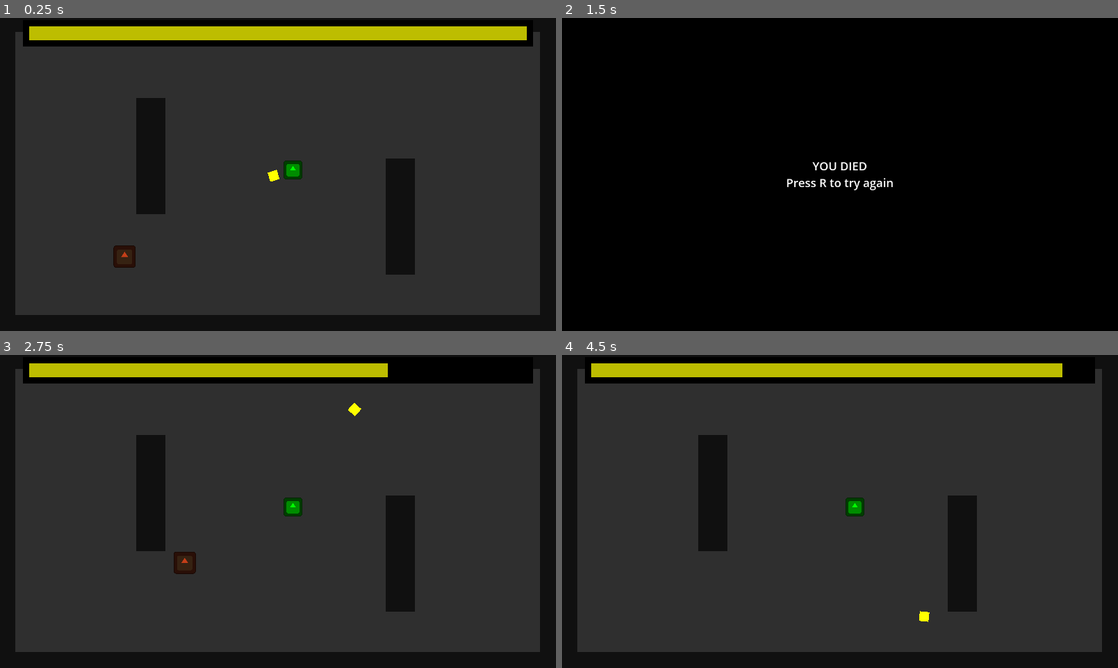
Above: before the commit, frames 1-4 (two rows, left to right).
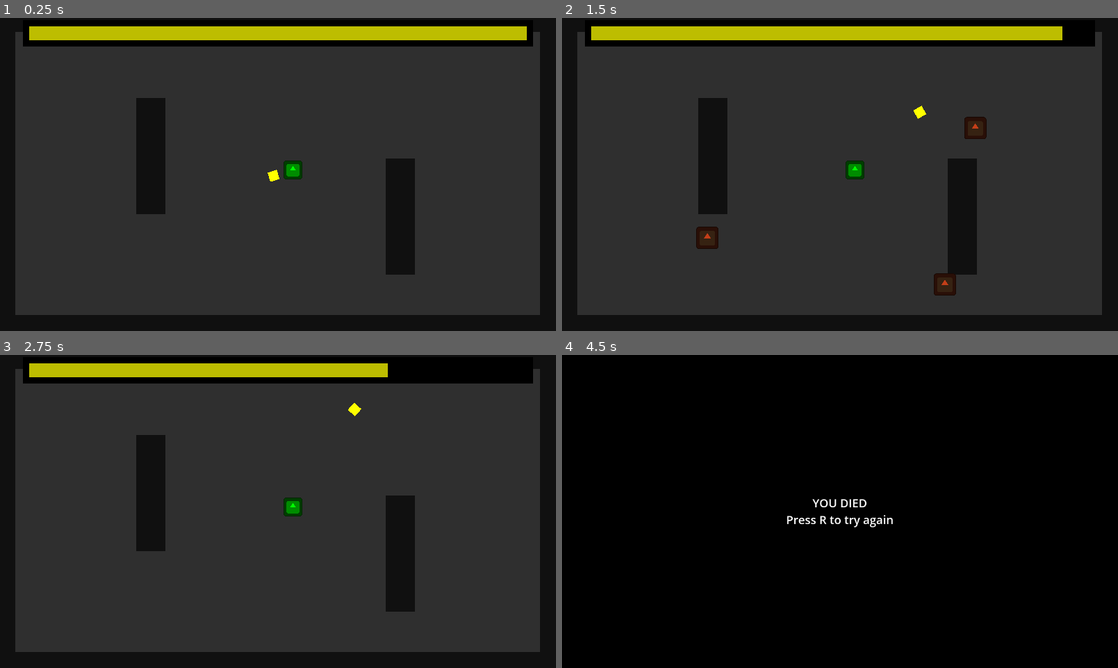
Above: after the commit, the same moments.

Repository: DeepRestGames/pirate-software-game-jam-16
Game: Godot game, scene res://Scenes/MainScene.tscn
Two runs of this game, one before a commit and one after it. Both use one fixed random seed, a clock stepped at 60 frames per second and the inputs below. The engine's default icon, where the game draws it, is replaced by a stand-in: a white triangle on a blue panel in a dark square.
Inputs (mouse positions are in pixels of both pictures, inside the frame that each line leads up to):
- Up to frame 1 (0.25 s): no input
- Up to frame 2 (1.5 s): move the mouse to (962, 158) at 0.52 s; hold Space (throw_boomerang) 0.53-1.28 s; move the mouse to (728, 190) at 1.27 s; tap Space (throw_boomerang) at 1.35 s
- Up to frame 3 (2.75 s): tap R (restart) at 2 s; move the mouse to (333, 442) at 2.02 s; hold Space (throw_boomerang) from 2.03 s (still down)
- Up to frame 4 (4.5 s): move the mouse to (812, 574) at 2.77 s; release Space (throw_boomerang) at 2.78 s; tap Space (throw_boomerang) at 2.85, 4.35 s; move the mouse to (1006, 558) at 3.52 s; hold Space (throw_boomerang) 3.53-4.28 s; move the mouse to (673, 464) at 4.27 s

The runs differ from the first frame. In frame 1, 0.3% of the frame differs, in the area x 20-25%, y 72-80%; in frame 2, 81%, in the area x 2-98%, y 2-95%; in frame 3, 0.3%; in frame 4, 81%.

Commit message:
Added configurable enemy spawn points

Diff:
--- /dev/null
+++ b/Scenes/Enemies/EnemySpawnPoint.tscn
@@ -0,0 +1,13 @@
+[gd_scene load_steps=2 format=3 uid="uid://l8vxen63cqn3"]
+
+[ext_resource type="Script" path="res://Scripts/Enemies/EnemySpawnPoint.gd" id="1_ber4e"]
+
+[node name="EnemySpawnPoint" type="Node2D"]
+script = ExtResource("1_ber4e")
+
+[node name="EnemiesSpawnTimer" type="Timer" parent="."]
+autostart = true
+
+[node name="EnemiesParentNode" type="Node2D" parent="."]
+
+[connection signal="timeout" from="EnemiesSpawnTimer" to="." method="_on_enemies_spawn_timer_timeout"]
--- a/Scenes/MainScene.tscn
+++ b/Scenes/MainScene.tscn
@@ -1,7 +1,7 @@
 [gd_scene load_steps=10 format=3 uid="uid://edt3lay8k3tl"]
 
 [ext_resource type="Texture2D" uid="uid://ctdwfv58t2cdu" path="res://Assets/Placeholders/WhiteSprites.png" id="1_24xp7"]
-[ext_resource type="Script" path="res://Scripts/Enemies/EnemySpawner.gd" id="2_logu1"]
+[ext_resource type="PackedScene" uid="uid://l8vxen63cqn3" path="res://Scenes/Enemies/EnemySpawnPoint.tscn" id="2_ugaq6"]
 [ext_resource type="PackedScene" uid="uid://blwtacw6rbdye" path="res://Scenes/MainCharacter.tscn" id="3_6x4vx"]
 [ext_resource type="PackedScene" uid="uid://dwmnwwfbcm0xb" path="res://Scenes/UI.tscn" id="3_cbco8"]
 [ext_resource type="PackedScene" uid="uid://b5p4evkgrownv" path="res://Scenes/Boomerang.tscn" id="4_xbjpj"]
@@ -112,11 +112,20 @@
 modulate = Color(0.0648403, 0.0648403, 0.0648403, 1)
 mesh = SubResource("QuadMesh_sps2i")
 
-[node name="EnemySpawner" type="Node2D" parent="."]
-script = ExtResource("2_logu1")
+[node name="EnemySpawnPoint" parent="." instance=ExtResource("2_ugaq6")]
+position = Vector2(-685, 323.333)
+enemy_scene = ExtResource("5_l3pjq")
+max_enemies_number = 5
 
-[node name="EnemyBase" parent="EnemySpawner" instance=ExtResource("5_l3pjq")]
-position = Vector2(-633.333, 336.667)
+[node name="EnemySpawnPoint2" parent="." instance=ExtResource("2_ugaq6")]
+position = Vector2(703.333, -241.667)
+enemy_scene = ExtResource("5_l3pjq")
+max_enemies_number = 5
+
+[node name="EnemySpawnPoint3" parent="." instance=ExtResource("2_ugaq6")]
+position = Vector2(606.667, 420)
+enemy_scene = ExtResource("5_l3pjq")
+max_enemies_number = 5
 
 [node name="Camera2D" type="Camera2D" parent="."]
 
--- /dev/null
+++ b/Scripts/Enemies/EnemySpawnPoint.gd
@@ -0,0 +1,25 @@
+extends Node2D
+
+
+@onready var enemies_parent_node = $EnemiesParentNode
+@onready var enemies_spawn_timer = $EnemiesSpawnTimer as Timer
+
+@export var enemy_scene: PackedScene
+@export_custom(PROPERTY_HINT_NONE, "suffix:s") var spawn_cooldown: float = 1.5
+## To spawn enemies indefinitely, set this to -1
+@export var max_enemies_number: int = 3
+
+var total_spawned_enemies: int = 0
+
+
+func _ready() -> void:
+	enemies_spawn_timer.wait_time = spawn_cooldown
+
+
+func _on_enemies_spawn_timer_timeout() -> void:
+	var enemy_instance = enemy_scene.instantiate()
+	enemies_parent_node.add_child(enemy_instance)
+
+	total_spawned_enemies += 1
+	if total_spawned_enemies >= max_enemies_number:
+		enemies_spawn_timer.stop()
--- a/Scripts/Enemies/EnemySpawner.gd
+++ /dev/null
@@ -1,4 +0,0 @@
-extends Node2D
-
-
-@export var enemy_scene:EnemyBase
